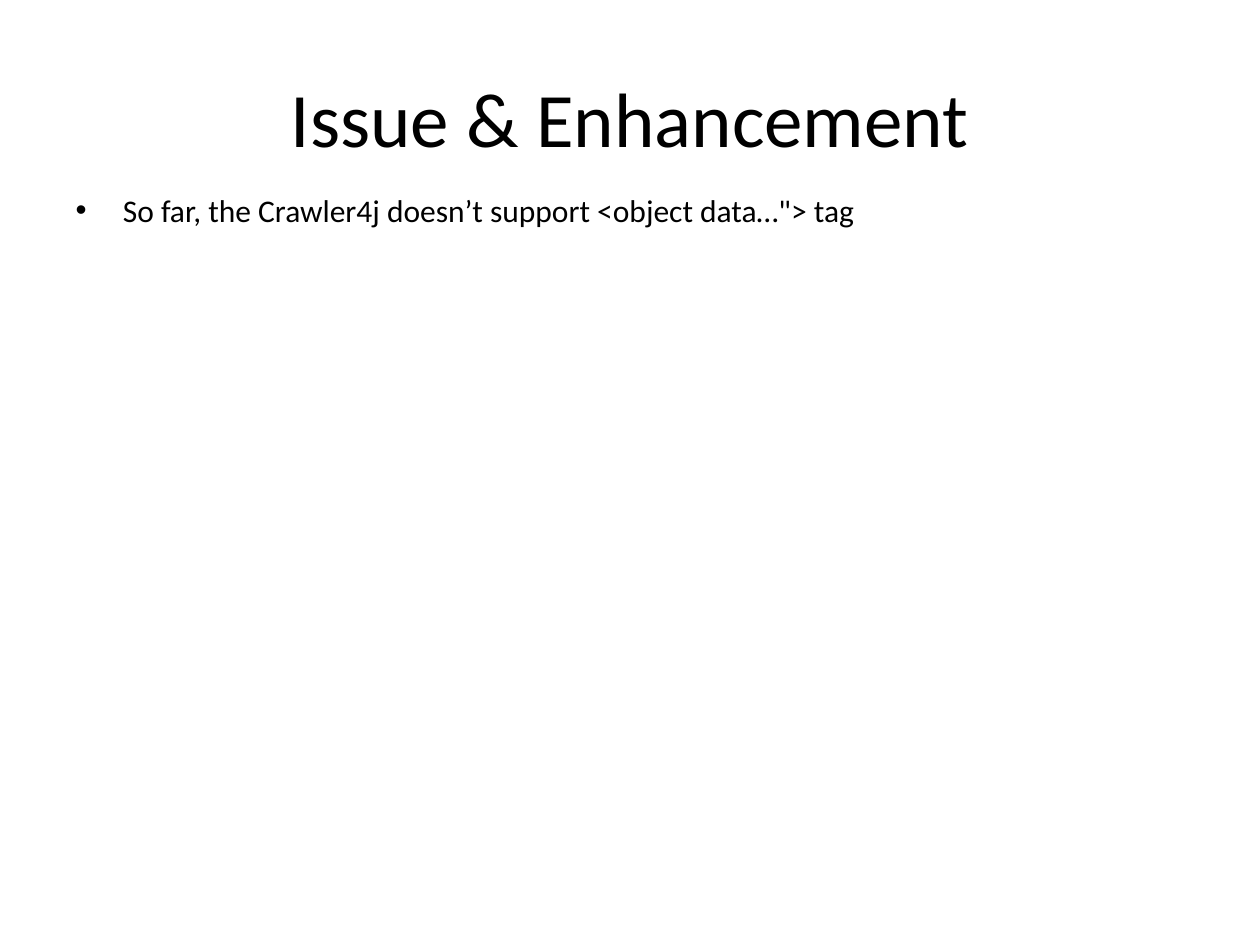
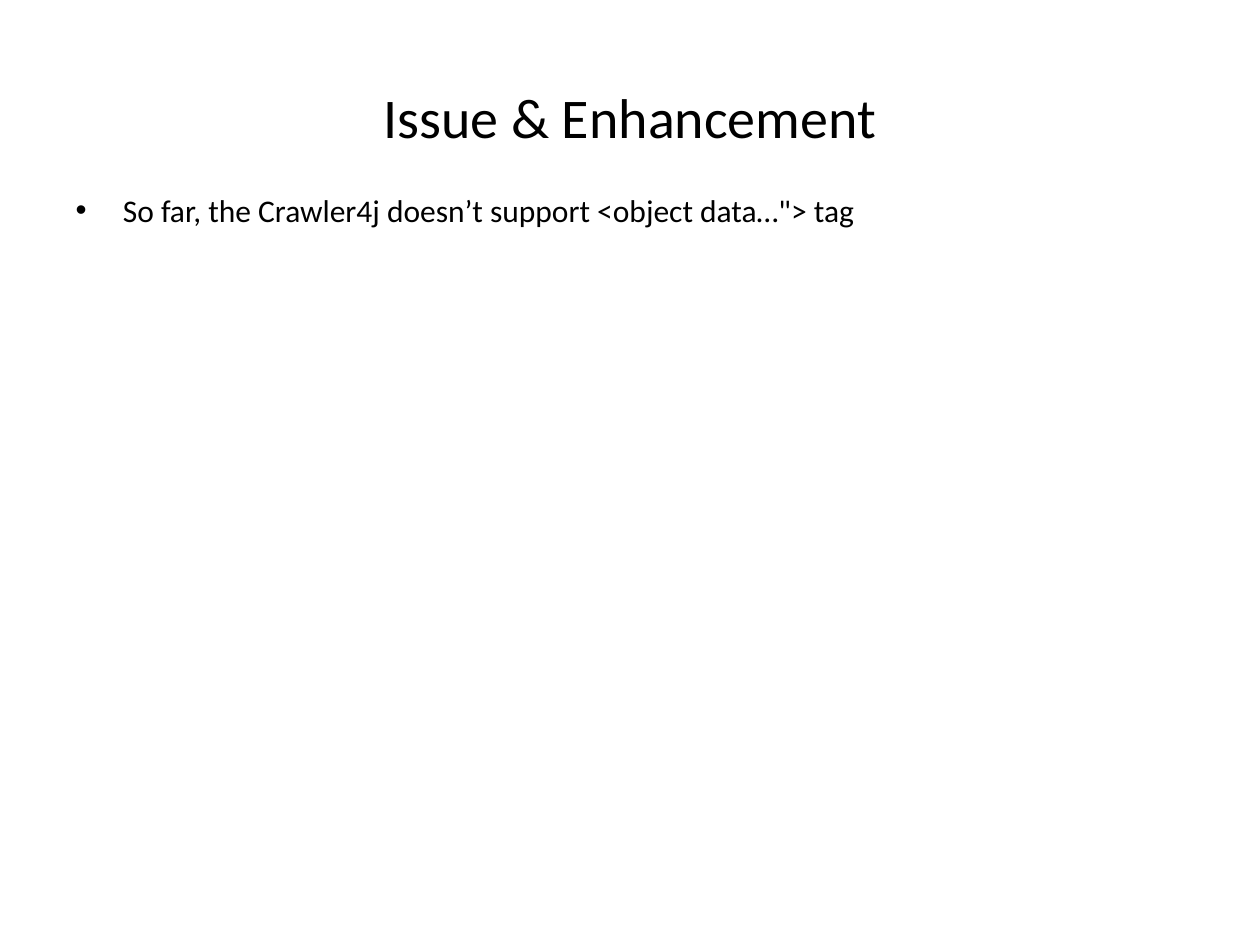
Before and after one commit to johnklee/sd2014, a slide deck: slide 8 of SD_Crawler4j/docs/Crawler4j_SiTreeDesign.pptx (slide 6 before the commit). Drawn at 1260x945 pixels with LibreOffice and Linux fonts; fonts in the diff are those of the drawing. Boxes give left, top, right and bottom in pixels: in the first picture for what was removed or moved away, otherwise in the second. Text is boxed around its words. In the diff, an @@ line names an element or a change of style, - is before the commit and + after.

```diff
--- a/SD_Crawler4j/docs/Crawler4j_SiTreeDesign.pptx
+++ b/SD_Crawler4j/docs/Crawler4j_SiTreeDesign.pptx
@@ title "Issue & Enhancement" at (383,99,876,139): size 44 to 32 pt @@
```
Also in this commit, not shown: 5 other slides changed, 2 slides added, 1 other file.
